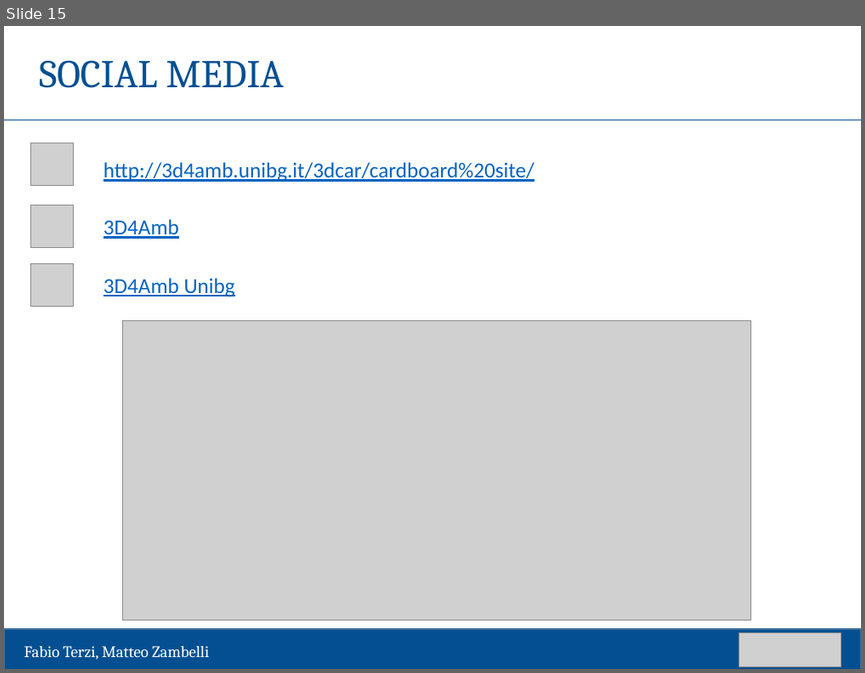
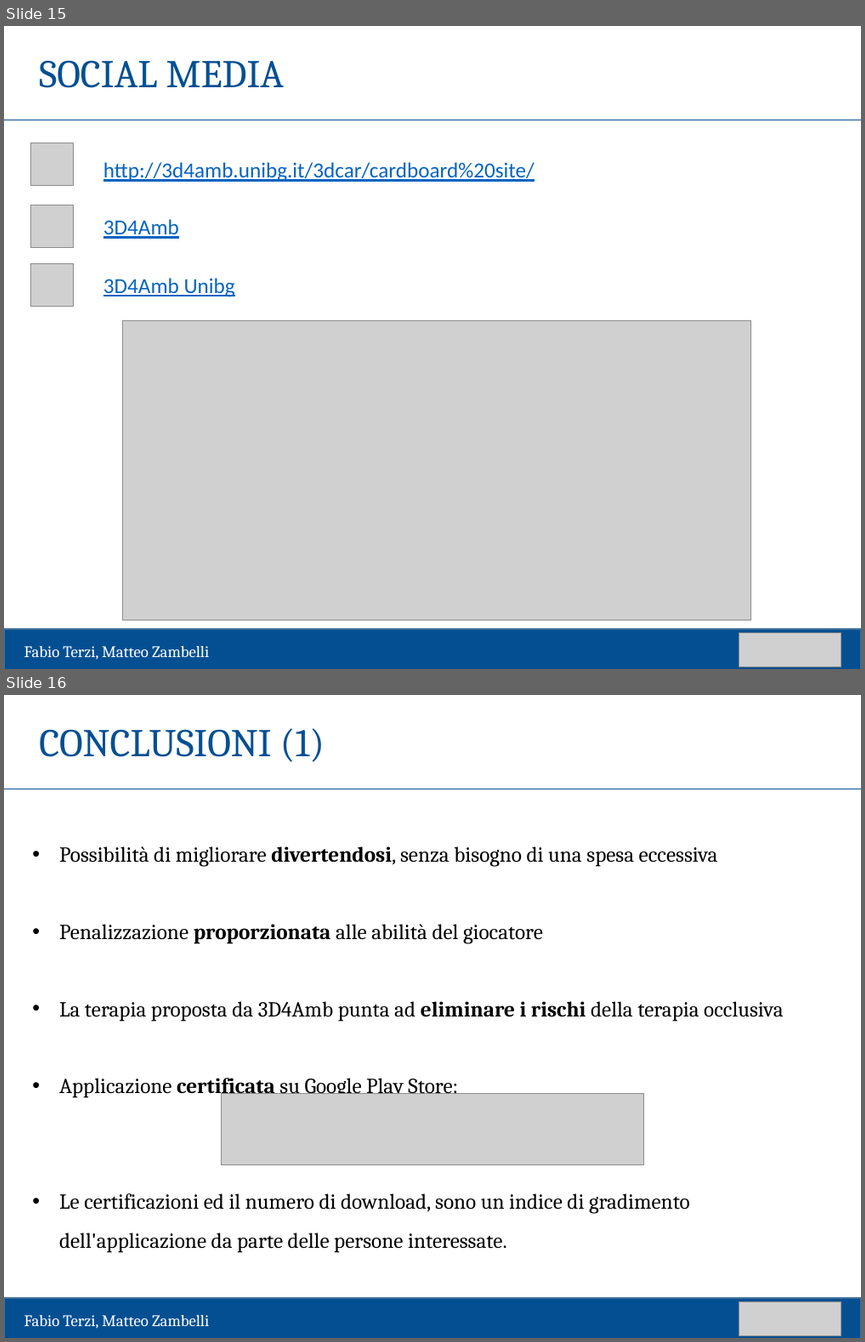
Before and after one commit to matteozambelli/CardboardApp, a slide deck: tesi/presentazione/template laurea-43.pptx. Shown one above the other, each under a label of ours: slide 15 before the commit, slides 15 and 16 after it. The pictures are 865x673 and 865x1342 pixels, drawn with LibreOffice and Linux fonts; fonts in the diff are those of the drawing; grey boxes stand for pictures. Boxes give left, top, right and bottom in pixels: in the first picture for what was removed or moved away, otherwise in the second. Text is boxed around its words. In the diff, an @@ line names an element or a change of style, - is before the commit and + after.

```diff
--- a/tesi/presentazione/template laurea-43.pptx
+++ b/tesi/presentazione/template laurea-43.pptx
@@ slide 16 added at [4,695,861,1338], background #FFFFFF @@
@@ text added at [39,728,324,762], 33 pt, text #044F92 @@
+CONCLUSIONI (1)
@@ line added from (4, 789) to (861, 789), #044F92 0.5 pt @@
@@ text added at [59,846,783,1253], 18 pt, text #000000 @@
+• Possibilità di migliorare divertendosi, senza bisogno di una spesa eccessiva
+• Penalizzazione proporzionata alle abilità del giocatore
+• La terapia proposta da 3D4Amb punta ad eliminare i rischi della terapia occlusiva
+• Applicazione certificata su Google Play Store:
+• Le certificazioni ed il numero di download, sono un indice di gradimento dell'applicazione da parte delle persone interessate.
@@ picture added at [222,1094,644,1164] @@
@@ rectangle added at [4,1298,861,1338], fill #044F92, outline #43739E 1 pt @@
@@ picture added at [739,1302,841,1336] @@
@@ text added at [24,1315,209,1328], 13.5 pt, text #FFFFFF @@
+Fabio Terzi, Matteo Zambelli
```
Also in this commit, not shown: 2 slides changed, 2 other slides added.
